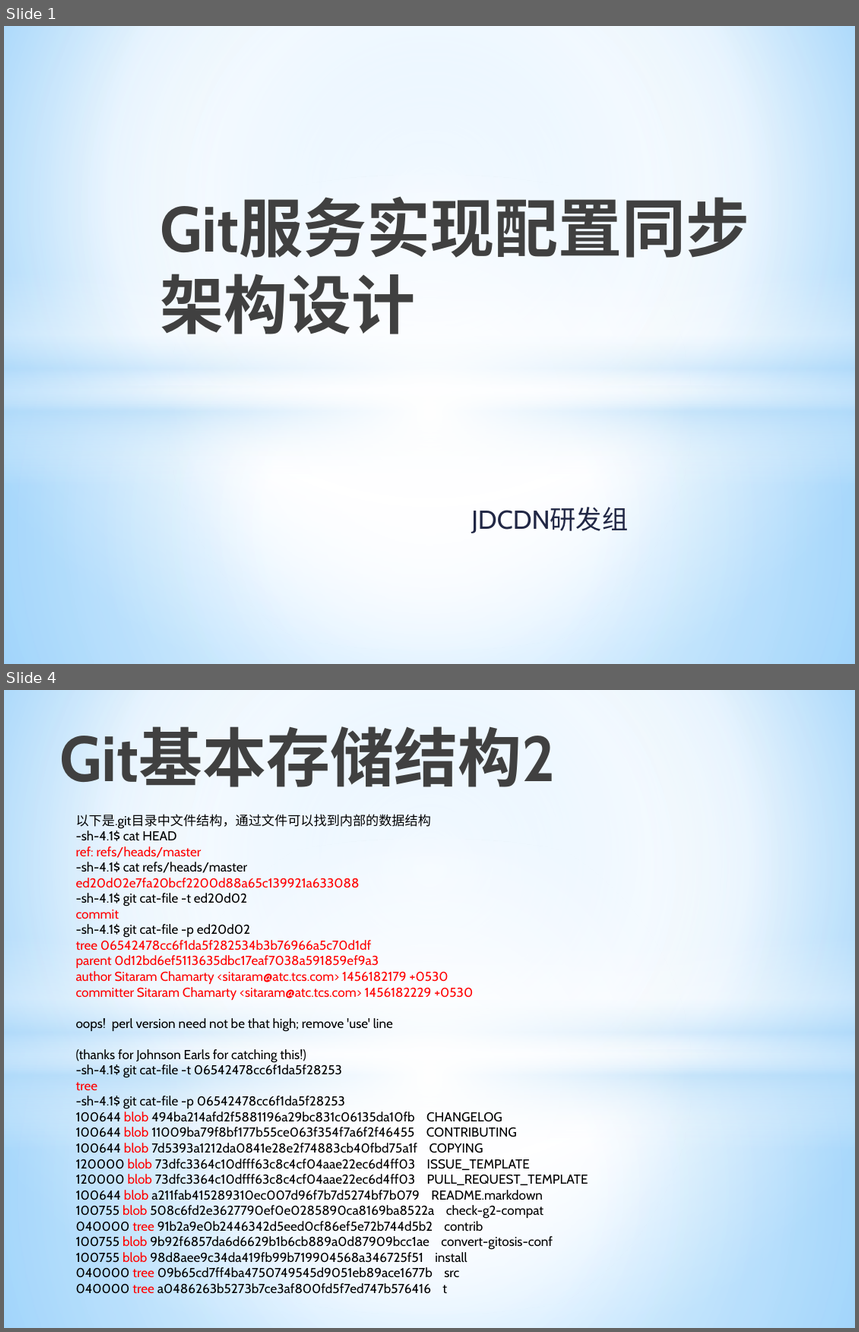
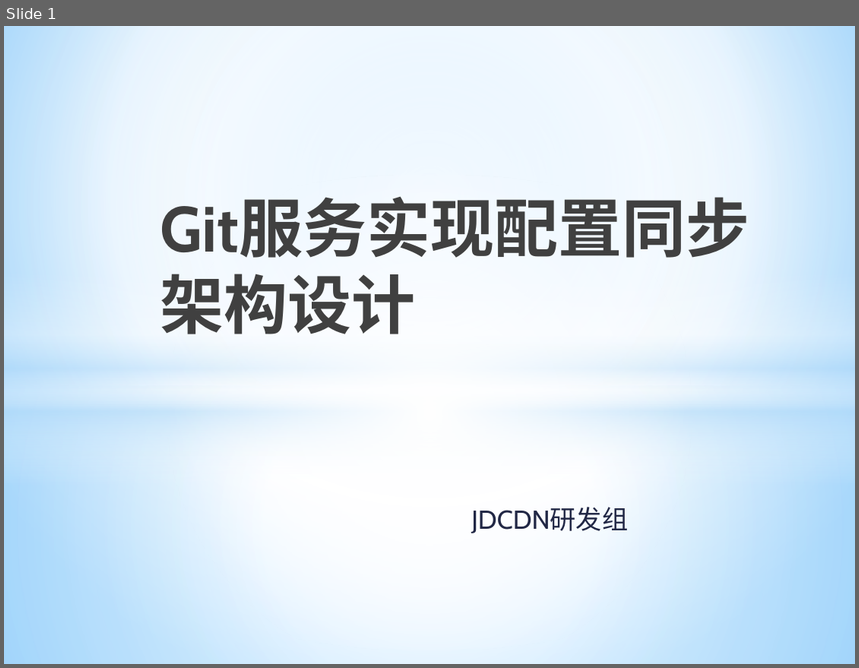
Before and after one commit to allragedbody/clasenbee, a slide deck: docs/Git集群配置方案.pptx. Shown one above the other, each under a label of ours: slides 1 and 4 before the commit, slide 1 after it; the slides between them are not shown. The pictures are 859x1332 and 859x668 pixels, drawn with LibreOffice and Linux fonts; fonts in the diff are those of the drawing. Boxes give left, top, right and bottom in pixels: in the first picture for what was removed or moved away, otherwise in the second. Text is boxed around its words. In the diff, an @@ line names an element or a change of style, - is before the commit and + after.

```diff
--- a/docs/Git集群配置方案.pptx
+++ b/docs/Git集群配置方案.pptx
@@ slide 4 removed at [4,690,855,1328], background gradient #9ED5FF to #FFFFFF to #5BB9FF; not listed: 4 template elements that a slide beside it also shows @@
@@ title removed at [59,728,556,787] @@
-Git基本存储结构2
@@ text removed at [76,814,588,1294] @@
-以下是.git目录中文件结构，通过文件可以找到内部的数据结构
--sh-4.1$ cat HEAD
-ref: refs/heads/master
--sh-4.1$ cat refs/heads/master
-ed20d02e7fa20bcf2200d88a65c139921a633088
--sh-4.1$ git cat-file -t ed20d02
-commit
--sh-4.1$ git cat-file -p ed20d02
-tree 06542478cc6f1da5f282534b3b76966a5c70d1df
-parent 0d12bd6ef5113635dbc17eaf7038a591859ef9a3
-author Sitaram Chamarty <sitaram@atc.tcs.com> 1456182179 +0530
-committer Sitaram Chamarty <sitaram@atc.tcs.com> 1456182229 +0530
-oops! perl version need not be that high; remove 'use' line
-(thanks for Johnson Earls for catching this!)
--sh-4.1$ git cat-file -t 06542478cc6f1da5f28253
-tree
--sh-4.1$ git cat-file -p 06542478cc6f1da5f28253
-100644 blob 494ba214afd2f5881196a29bc831c06135da10fb CHANGELOG
-100644 blob 11009ba79f8bf177b55ce063f354f7a6f2f46455 CONTRIBUTING
-100644 blob 7d5393a1212da0841e28e2f74883cb40fbd75a1f COPYING
-120000 blob 73dfc3364c10dfff63c8c4cf04aae22ec6d4ff03 ISSUE_TEMPLATE
-120000 blob 73dfc3364c10dfff63c8c4cf04aae22ec6d4ff03 PULL_REQUEST_TEMPLATE
-100644 blob a211fab415289310ec007d96f7b7d5274bf7b079 README.markdown
-100755 blob 508c6fd2e3627790ef0e0285890ca8169ba8522a check-g2-compat
-040000 tree 91b2a9e0b2446342d5eed0cf86ef5e72b744d5b2 contrib
-100755 blob 9b92f6857da6d6629b1b6cb889a0d87909bcc1ae convert-gitosis-conf
-100755 blob 98d8aee9c34da419fb99b719904568a346725f51 install
-040000 tree 09b65cd7ff4ba4750749545d9051eb89ace1677b src
-040000 tree a0486263b5273b7ce3af800fd5f7ed747b576416 t
```
Also in this commit, not shown: 6 slides changed, 3 slides added, 4 other slides removed, 8 other files.
